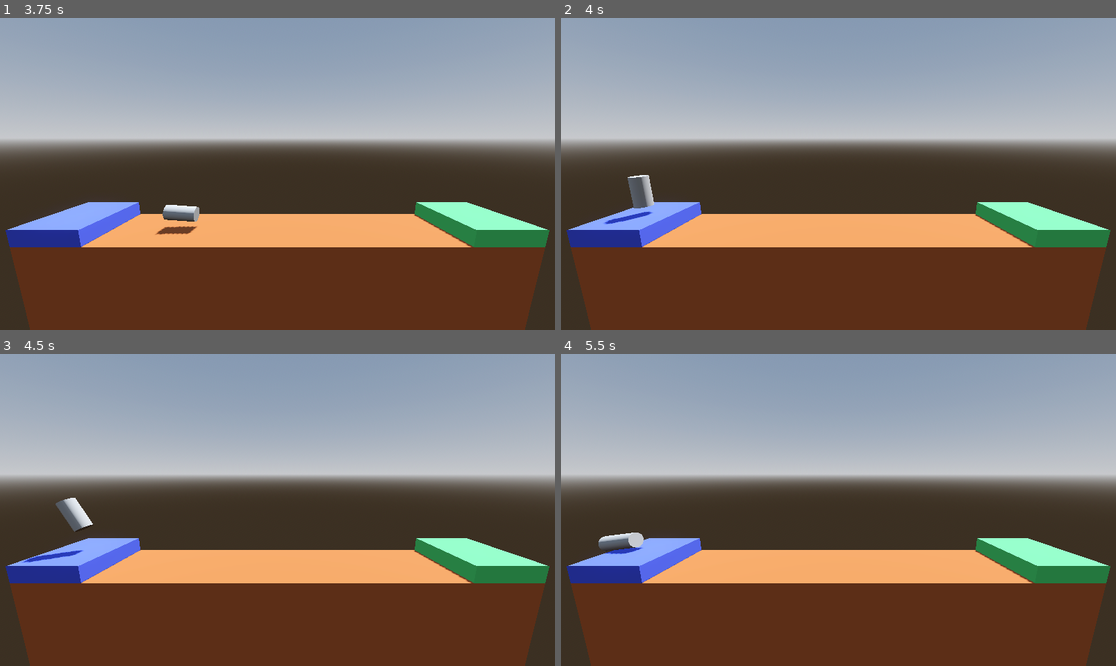
Above: before the commit, frames 1-4 (two rows, left to right).
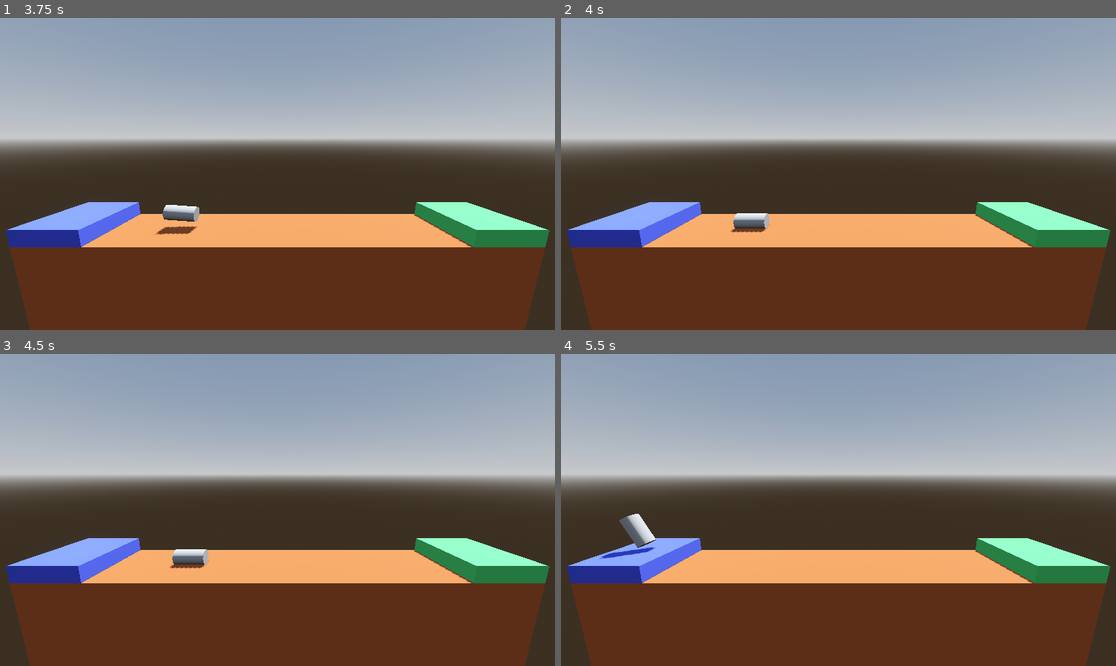
Above: after the commit, the same moments.

Repository: schwasam/godot-project-boost
Game: Godot game, scene res://Level/level_1.tscn
Two runs of this game, one before a commit and one after it. Both use one fixed random seed, a clock stepped at 60 frames per second and the inputs below.
Inputs:
- Up to frame 1 (3.75 s): hold Right (rotate_right) 0.53-1.28 s; hold Up (boost) 0.53-1.28 s; hold Left (rotate_left) 1.28-2.03 s; tap Up (boost) at 1.35, 2.85 s; hold Up (boost) 2.03-2.78 s; hold Right (rotate_right) 2.03-3.53 s; hold Left (rotate_left) from 3.53 s (still down); hold Up (boost) from 3.53 s (still down)
- Up to frame 2 (4 s): keep holding Left (rotate_left); keep holding Up (boost)
- Up to frame 3 (4.5 s): keep holding Left (rotate_left); release Up (boost) at 4.28 s; tap Up (boost) at 4.35 s
- Up to frame 4 (5.5 s): keep holding Left (rotate_left); hold Up (boost) from 5.03 s (still down)

Frame 1 is identical in both runs. In frame 2, 0.9% of the frame differs, in the area x 7-38%, y 50-69%; in frame 3, 0.9%, in the area x 4-38%, y 46-69%; in frame 4, 0.8%.

Commit message:
add transitions; disable processing

Diff:
--- a/Player.gd
+++ b/Player.gd
@@ -5,6 +5,8 @@
 
 ## Force to apply when rotating
 @export var torque_thrust: float = 100.0
+
+var is_transitioning: bool = false
 
 
 func _physics_process(delta: float) -> void:
@@ -19,19 +21,28 @@
 
 
 func _on_body_entered(body: Node) -> void:
-	if body.is_in_group("Goal"):
-		var file_path = body.file_path
-		Assert.string_not_empty(file_path)
-		complete_level(file_path)
-	elif body.is_in_group("Failure"):
-		crash_sequence()
+	if not is_transitioning:
+		if body.is_in_group("Goal"):
+			var file_path = body.file_path
+			Assert.string_not_empty(file_path)
+			complete_level(file_path)
+		elif body.is_in_group("Failure"):
+			crash_sequence()
 
 
 func complete_level(next_level_file: String) -> void:
 	print("Level complete!")
-	Assert.error_ok(get_tree().change_scene_to_file(next_level_file))
+	set_physics_process(false)
+	is_transitioning = true
+	var tween = create_tween()
+	Assert.ignore(tween.tween_interval(1.0))
+	Assert.ignore(tween.tween_callback(get_tree().change_scene_to_file.bind(next_level_file)))
 
 
 func crash_sequence() -> void:
 	print("Kaboom!")
-	Assert.error_ok(get_tree().reload_current_scene())
+	set_physics_process(false)
+	is_transitioning = true
+	var tween = create_tween()
+	Assert.ignore(tween.tween_interval(1.0))
+	Assert.ignore(tween.tween_callback(get_tree().reload_current_scene))
--- a/Utils/Assert.gd
+++ b/Utils/Assert.gd
@@ -9,3 +9,7 @@
 
 static func string_not_empty(value: String) -> void:
 	assert(value != null and value != "")
+
+
+static func ignore(_value) -> void:
+	pass
Not shown, changed: DevScripts/gdformat-all.ps1
